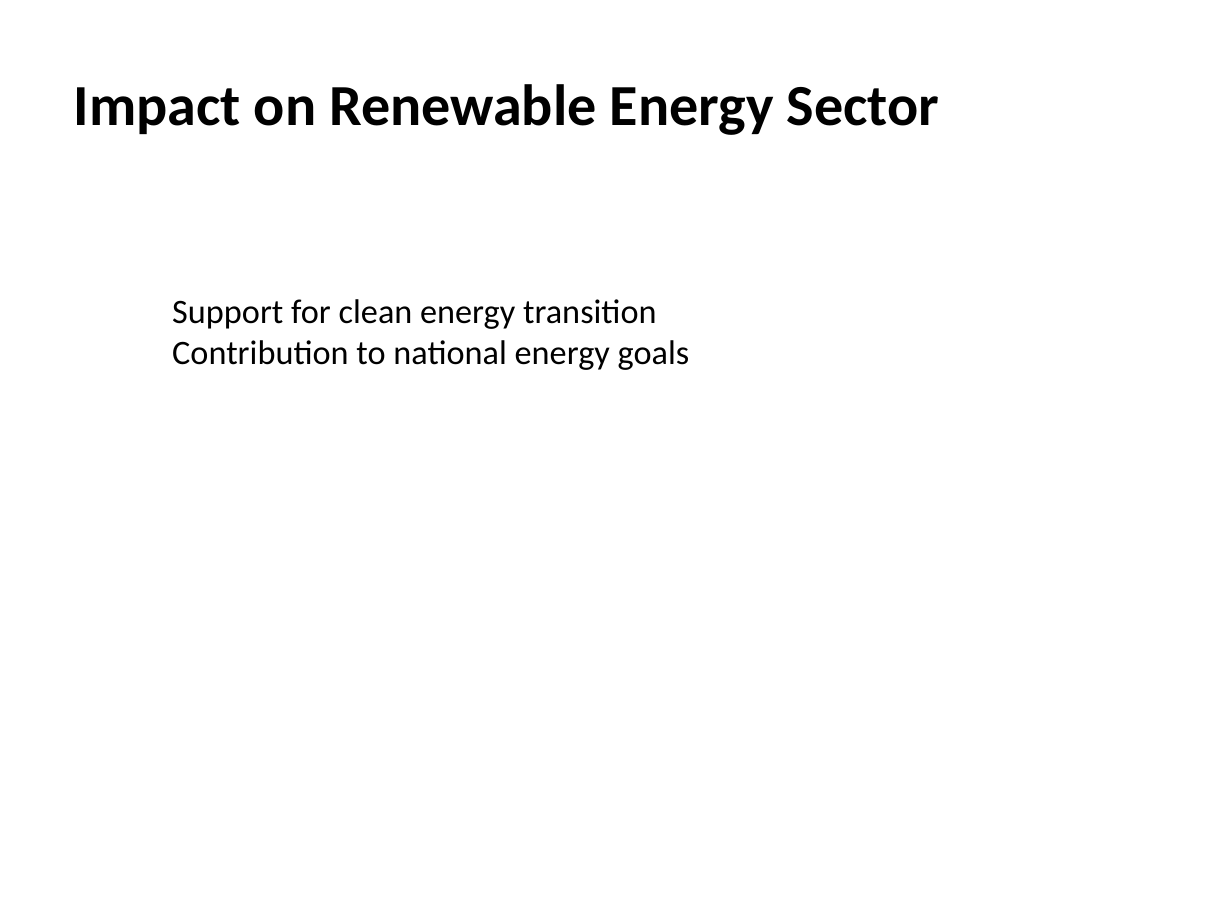
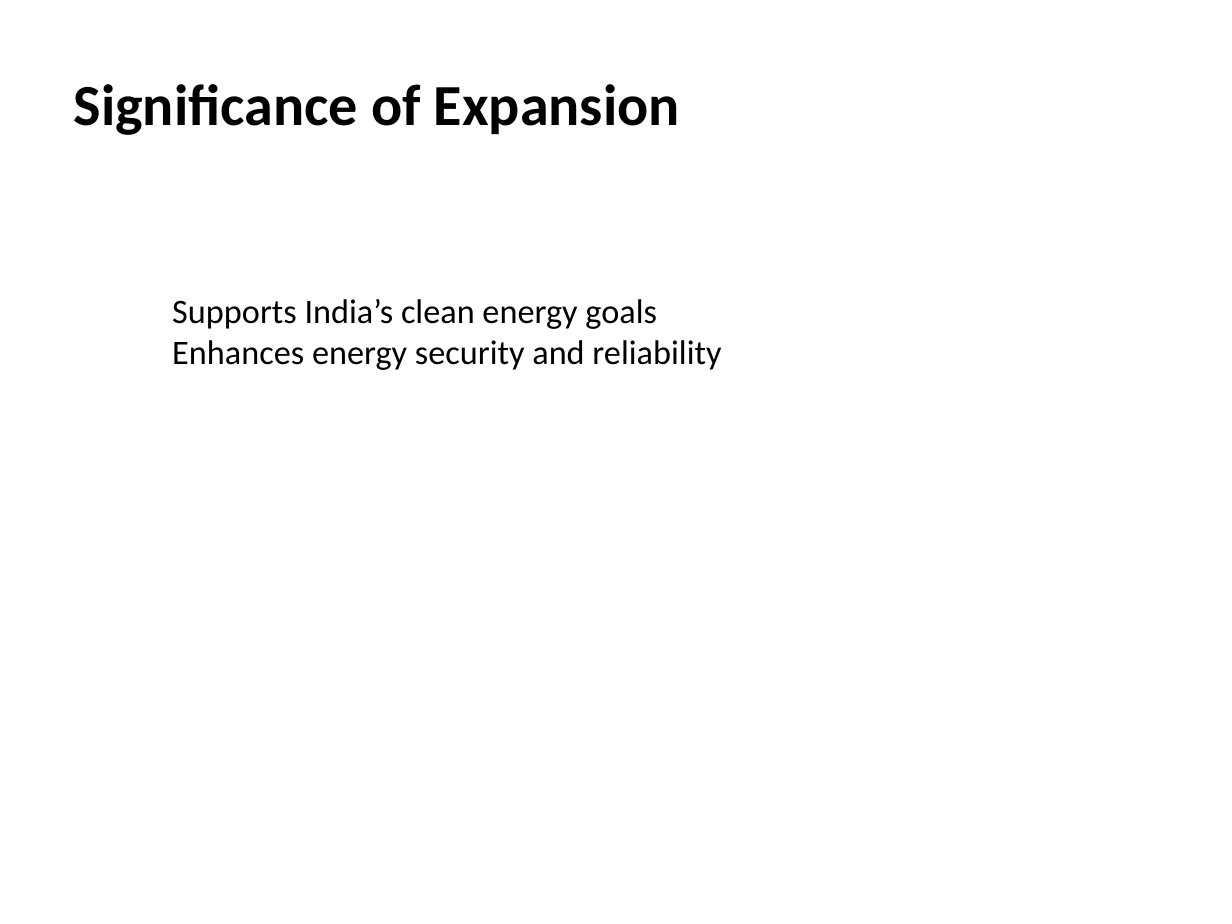
Before and after one commit to gauravsiemens1988/Linkedin-AI-Agent_Personal, a slide deck: slide 4 of drafts/linkedin_carousel.pptx. Drawn at 1232x924 pixels with LibreOffice and Linux fonts; fonts in the diff are those of the drawing; background and template pictures are left out. Boxes give left, top, right and bottom in pixels: in the first picture for what was removed or moved away, otherwise in the second. Text is boxed around its words. In the diff, an @@ line names an element or a change of style, - is before the commit and + after.

```diff
--- a/drafts/linkedin_carousel.pptx
+++ b/drafts/linkedin_carousel.pptx
@@ text at (74, 84, 680, 135): text changed @@
-Impact on Renewable Energy Sector
+Significance of Expansion
@@ text at (172, 299, 721, 370): text changed @@
-  Support for clean energy transition
-  Contribution to national energy goals
+  Supports India’s clean energy goals
+  Enhances energy security and reliability
```
Also in this commit, not shown: 5 other slides changed, 1 other file.
